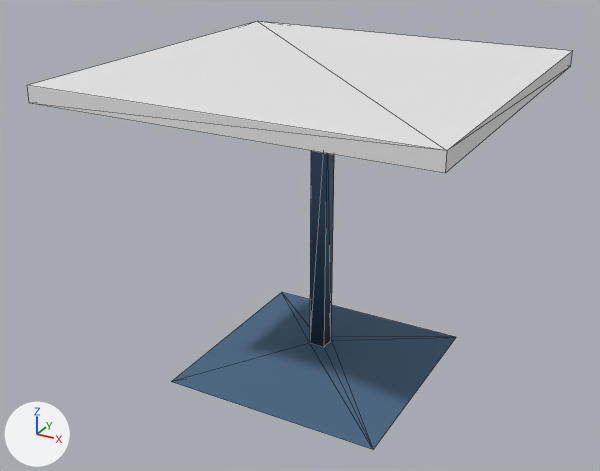
An edit to the COLLADA model catkin_ws/src/fetch_gazebo/fetch_gazebo/models/cafe_table/meshes/cafe_table.dae, drawn before and after from the same camera.
One viewpoint serves both versions: a 50 mm camera at (0.864, -1.683, 1.184) aimed at (-0.041, -0.036, 0.361). The axes (+X, +Y, +Z) are drawn at lower left. The lights are the same throughout. Mesh edges are drawn as thin lines. Where no turn or scale is listed for an object, it has been applied to the vertices.

Script lines for the objects in view, before the commit:
```python
mat_blue1 = principled_material('Blue1')
mat_blue1.base_color = (0.0742, 0.15, 0.254)  # blue #4d6c8a
mat_blue1.roughness = 0.9
mat_maple = principled_material('Maple')
mat_maple.base_color = (0.8, 0.8, 0.8)  # white #e7e7e7
mat_maple.roughness = 0.9
mat_wood_floor_dark = principled_material('Wood_Floor_Dark')
mat_wood_floor_dark.base_color = (0.8, 0.8, 0.8)  # white #e7e7e7
mat_wood_floor_dark.roughness = 0.9
me_sketchup = bpy.data.meshes.new('SketchUp')
me_sketchup.from_pydata(...)  # 13 vertices, 22 faces; spans x -0.279..0.279, y -0.279..0.279, z 0.0..0.737
me_sketchup.materials.append(mat_blue1)  # blue #4d6c8a
me_top_square = bpy.data.meshes.new('Top_Square')
me_top_square.from_pydata(...)  # 8 vertices, 12 faces; spans x -0.457..0.457, y -0.457..0.457, z 0.0..0.038
# faces by material slot: [8, 4]
me_top_square.materials.append(mat_wood_floor_dark)  # its picture is missing
me_top_square.materials.append(mat_maple)  # its picture is missing
ob_sketchup = bpy.data.objects.new('SketchUp', me_sketchup)
ob_sketchup.location = (0.0, 0.0, 0.0)
ob_top_square = bpy.data.objects.new('Top_Square', me_top_square)
ob_top_square.location = (0.0, 0.0, 0.737)
```
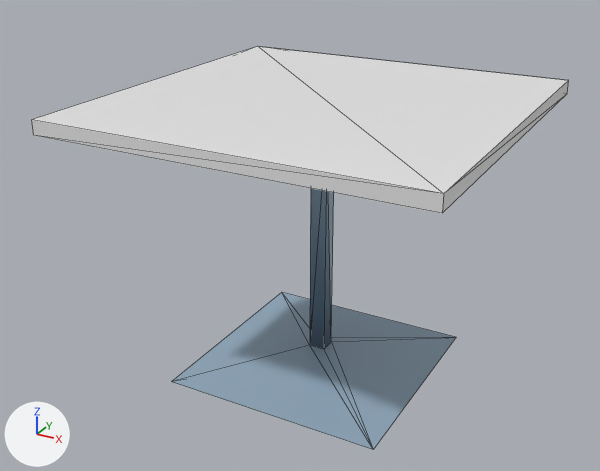
Changed parts and their boxes [x1, y1, x2, y2] in the pictures (600 x 471 px):
'Top_Square', deleted: before [27, 21, 573, 173]
    faces in mat_maple (its picture is missing): [27, 21, 572, 151]
    faces in mat_wood_floor_dark (its picture is missing): [27, 51, 573, 173]
'Top_Square_004', added: after [32, 46, 569, 194]
'SketchUp', recoloured: [172, 151, 456, 450] in both
'Top_Square_003', added: after [32, 81, 569, 213]

Edits to the bpy script that builds the scene:
```text
Change mat_blue1:
    mat_blue1.base_color: (0.0742, 0.15, 0.254) -> (0.302, 0.424, 0.541)  # blue #4d6c8a -> blue #95aec2
Change mat_wood_floor_dark:
    mat_wood_floor_dark.roughness: 0.9 -> 0.44
Change mat_maple:
    mat_maple.roughness: 0.9 -> 0.44
Add me_top_square_004:
    me_top_square_004.from_pydata([(0.457, -0.457, 0.034), (-0.457, 0.457, 0.034), (-0.457, -0.457, 0.034), (0.457, 0.457, 0.034)], [], [(0, 1, 2), (1, 0, 3)])
    me_top_square_004.materials.append(mat_maple)  # its picture is missing
Add me_top_square_003:
    me_top_square_003.from_pydata([(0.457, 0.457, 0.0), (0.457, -0.457, 0.034), (0.457, -0.457, 0.0), (0.457, 0.457, 0.034), (-0.457, 0.457, 0.034), (-0.457, 0.457, 0.0), (-0.457, -0.457, 0.0), (-0.457, -0.457, 0.034)], [], [(0, 1, 2), (1, 0, 3), (4, 0, 5), (0, 4, 3), (1, 6, 2), (6, 1, 7), (4, 6, 7), (6, 4, 5)])
    me_top_square_003.materials.append(mat_wood_floor_dark)  # its picture is missing
Remove ob_top_square:
    ob_top_square = bpy.data.objects.new('Top_Square', me_top_square)
    ob_top_square.location = (0.0, 0.0, 0.737)
Add ob_top_square_004:
    ob_top_square_004 = bpy.data.objects.new('Top_Square_004', me_top_square_004)
    ob_top_square_004.location = (0.0, 0.0, 0.667)
Add ob_top_square_003:
    ob_top_square_003 = bpy.data.objects.new('Top_Square_003', me_top_square_003)
    ob_top_square_003.location = (0.0, 0.0, 0.667)
```
